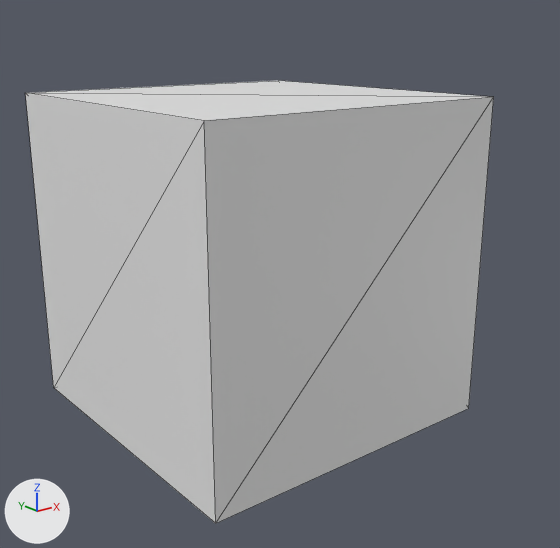
The FBX model 3D-Marketplace/wwwroot/resources/3d-assets/2Materia-1Object.fbx, before and after one commit.
Both versions are drawn from a 50 mm lens placed at (-2.85, -3.83, 1.36), pointed at (0.11, -0.13, -0.11). Every picture has the same lights, and +X, +Y and +Z are marked at lower left. The picture after the commit comes second. Mesh edges are drawn as thin lines.
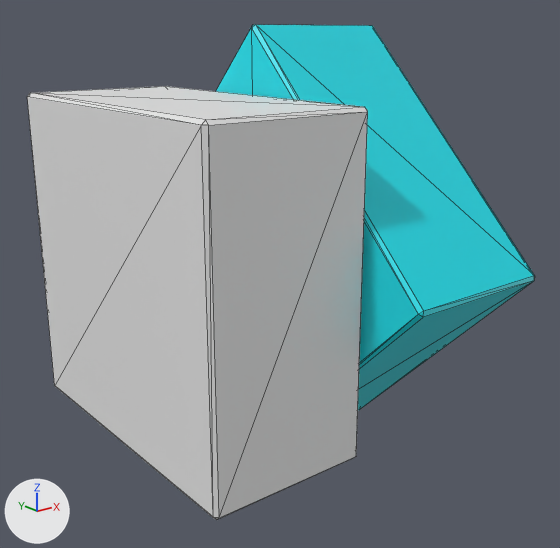
Where the change shows, as pixel boxes (x1, y1, x2, y2) in the pictures (560 x 548 px):
'Cube', reshaped (8% wider, 12% taller): before (25, 80, 494, 523); after (27, 25, 535, 520)

What changed in the scene script:
```text
Add mat_secound_material:
    mat_secound_material = principled_material('Secound MAterial')
    mat_secound_material.base_color = (0.0, 0.716, 0.8)  # cyan #00dce7
Change me_cube_001:
    used by ob_cube; location = (0.0, 0.0, 0.0)
    remove me_cube_001.from_pydata(...)  # 8 vertices, 12 faces; spans x -1.0..1.0, y -1.0..1.0, z -1.0..1.0
    add me_cube_001.from_pydata(...)  # 48 vertices, 88 faces; spans x -1.0..1.0, y -1.4..1.4, z -1.4..1.4
    me_cube_001 part 1: the whole mesh is rebuilt
    add me_cube_001.materials.append(mat_secound_material)  # cyan #00dce7
```
